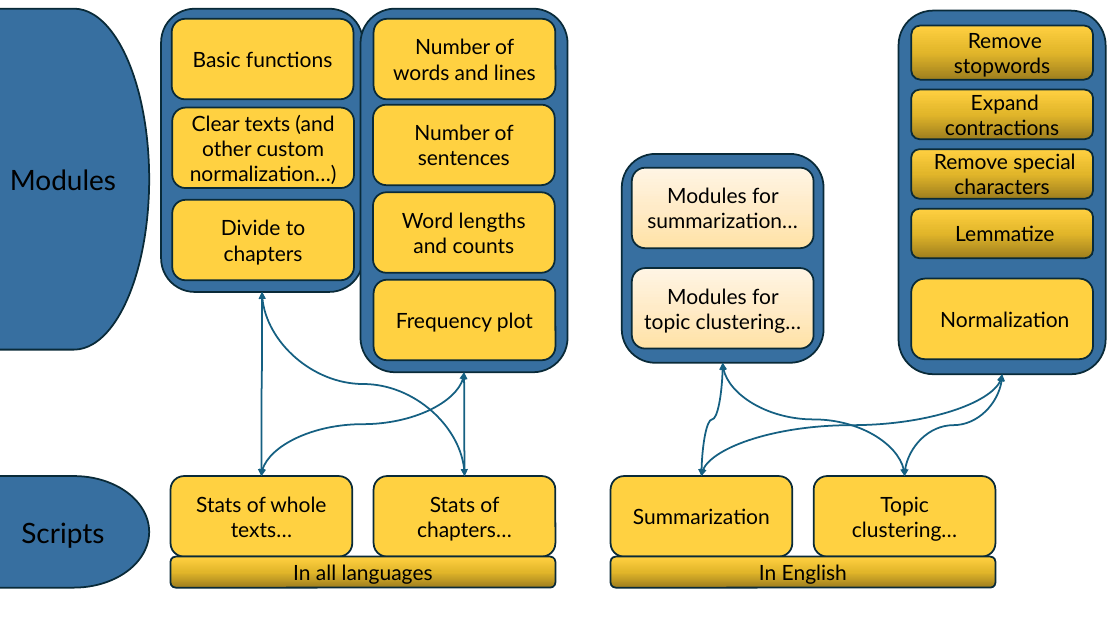
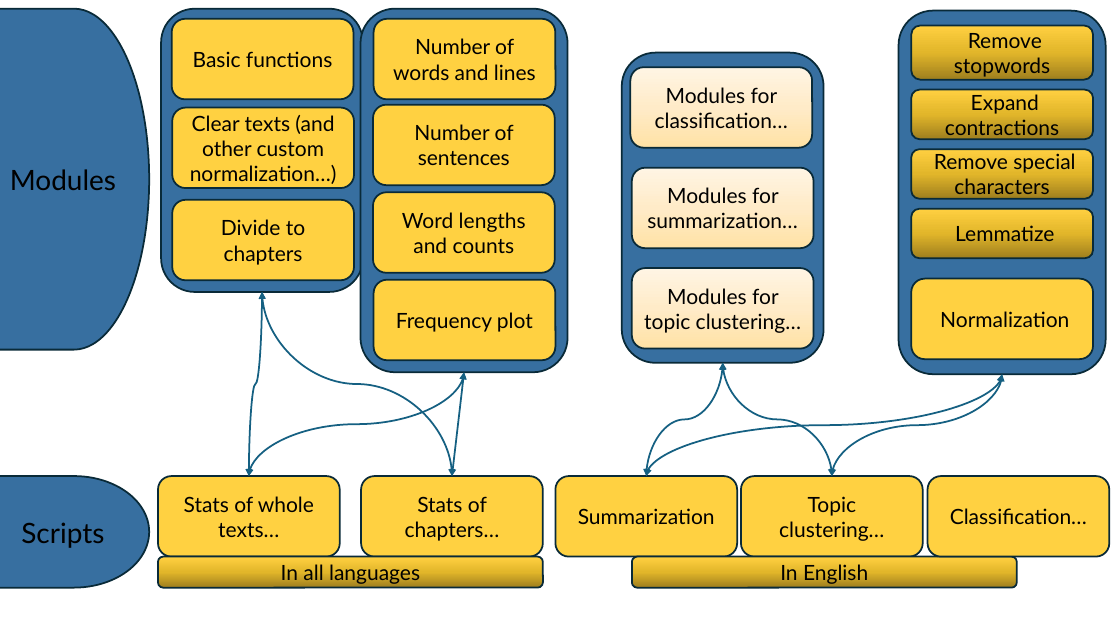
Before and after one commit to Darkwolf69/szakdolgozat, a slide deck: slide 1 of overview_diagram.pptx. Drawn at 1120x630 pixels with LibreOffice and Linux fonts; fonts in the diff are those of the drawing. Boxes give left, top, right and bottom in pixels: in the first picture for what was removed or moved away, otherwise in the second. Text is boxed around its words. In the diff, an @@ line names an element or a change of style, - is before the commit and + after.

```diff
--- a/overview_diagram.pptx
+++ b/overview_diagram.pptx
@@ rounded rectangle resized from (x1=622, y1=154, x2=823, y2=363) to (x1=622, y1=53, x2=823, y2=363) @@
@@ rounded rectangle added at (x1=630, y1=67, x2=812, y2=148), fill gradient #FFE2A5 to #FFECC8 to #FFF5E4, outline #092A39 1.5 pt, 18 pt, text #000000 @@
+Modules for classification…
@@ curved double arrow moved from (262, 292) - (261, 476) to (262, 292) - (249, 476) @@
@@ curved double arrow moved from (262, 292) - (465, 476) to (262, 292) - (452, 476) @@
@@ curved double arrow moved from (261, 476) - (464, 372) to (249, 476) - (464, 372) @@
@@ double arrow moved from (465, 476) - (464, 372) to (452, 476) - (464, 372) @@
@@ curved double arrow moved from (702, 476) - (1002, 375) to (646, 476) - (1002, 375) @@
@@ curved double arrow moved from (702, 476) - (723, 363) to (646, 476) - (723, 363) @@
@@ curved double arrow moved from (905, 476) - (723, 363) to (832, 476) - (723, 363) @@
@@ curved double arrow moved from (905, 476) - (1002, 375) to (832, 476) - (1002, 375) @@
@@ rounded rectangle "Summarization" moved from (x1=611, y1=476, x2=792, y2=557) to (x1=555, y1=476, x2=737, y2=557) @@
@@ rounded rectangle "Topic clustering…" moved from (x1=814, y1=476, x2=996, y2=557) to (x1=741, y1=476, x2=923, y2=557) @@
@@ rounded rectangle added at (x1=928, y1=476, x2=1109, y2=557), fill #FFD141, outline #092A39 1.5 pt, 18 pt, text #000000 @@
+Classification…
@@ 3 rounded rectangles moved together from (x1=171, y1=476, x2=555, y2=588) to (x1=158, y1=476, x2=543, y2=588) @@
@@ rounded rectangle "In English" moved from (x1=611, y1=557, x2=996, y2=588) to (x1=632, y1=557, x2=1017, y2=588) @@
```
Also in this commit, not shown: 1 other file.
